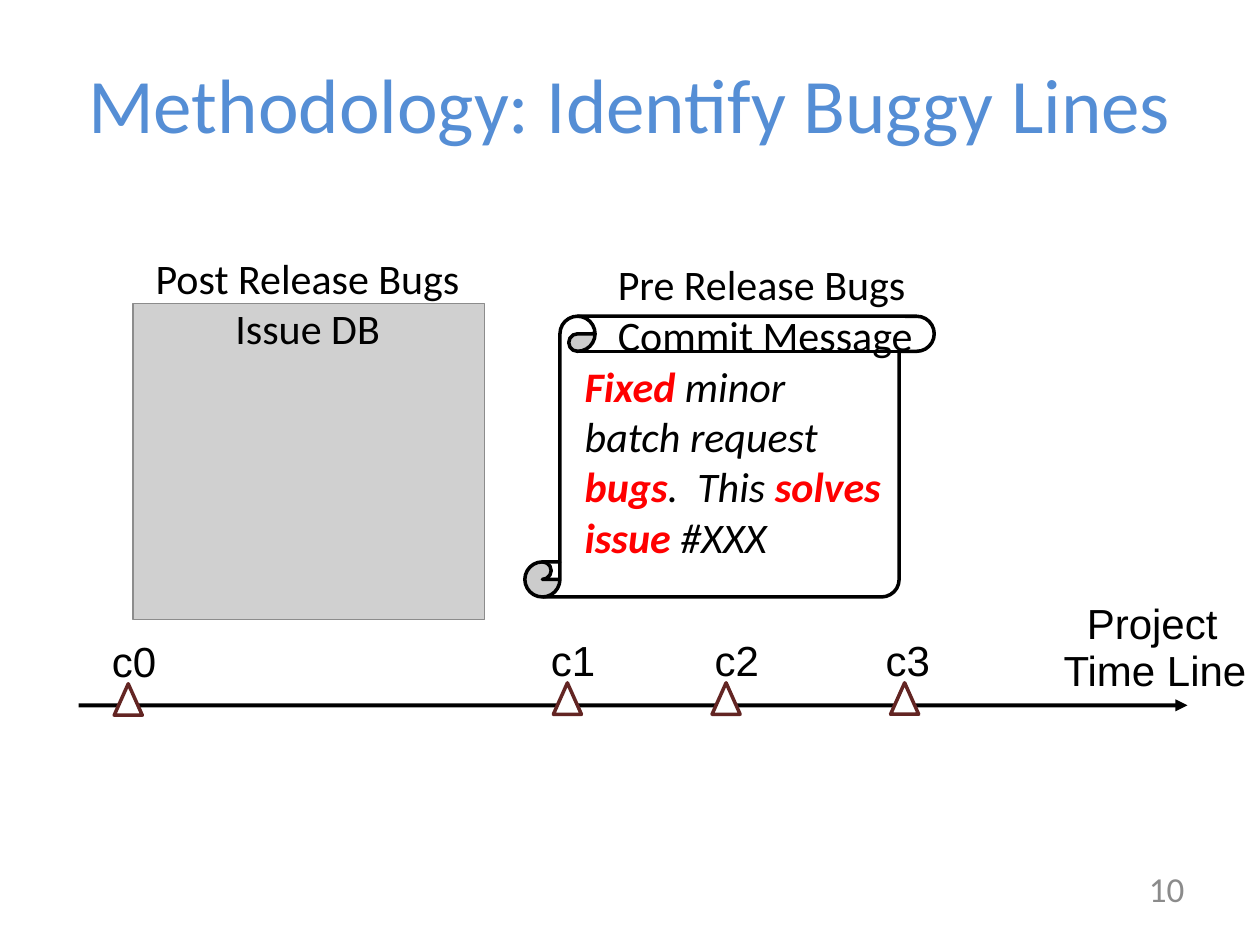
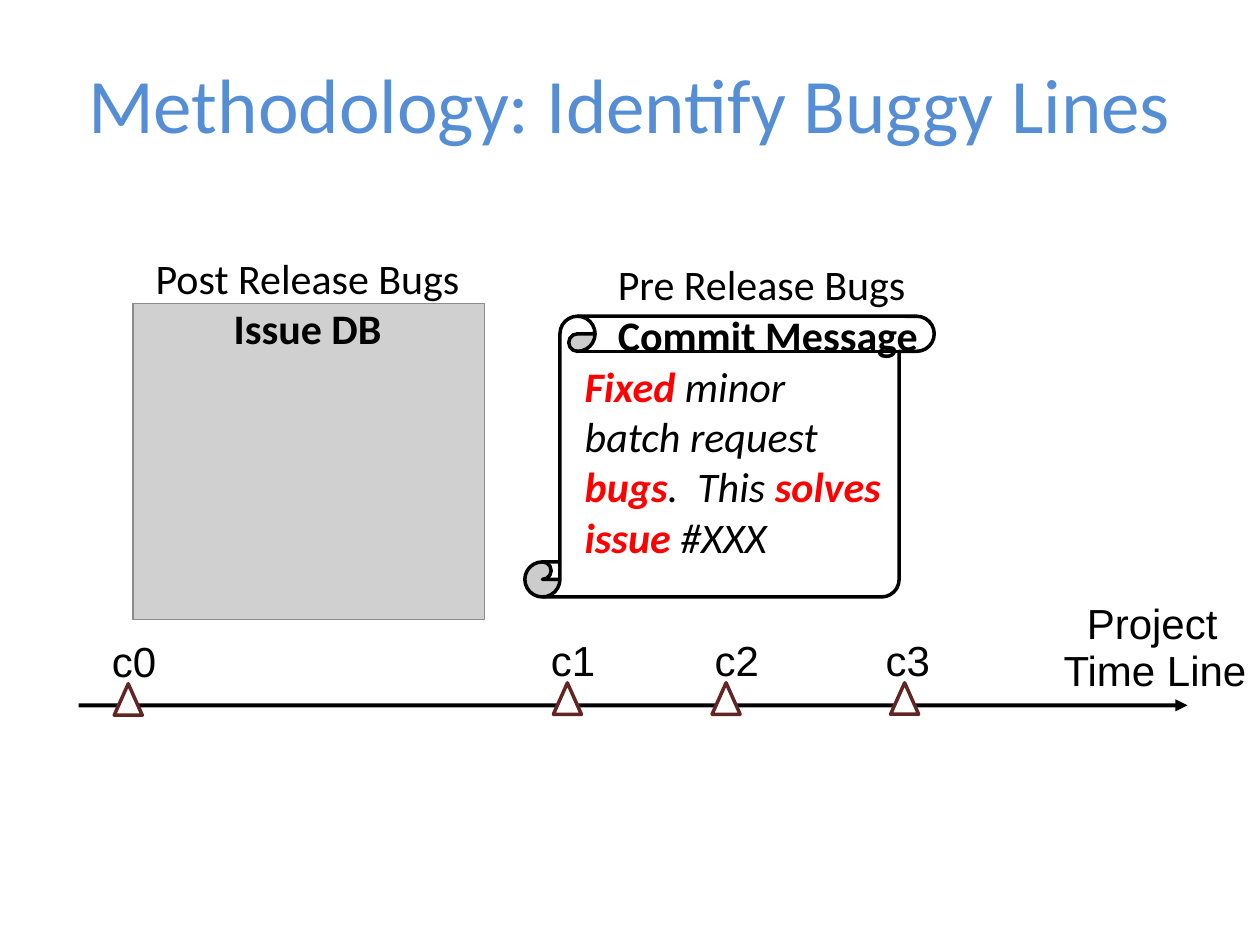
Before and after one commit to baishakhir/baishakhir.github.io, a slide deck: slide 11 of uploads/icse16-naturalness.pptx (slide 10 before the commit). Drawn at 1260x945 pixels with LibreOffice and Linux fonts; fonts in the diff are those of the drawing; grey boxes stand for pictures. Boxes give left, top, right and bottom in pixels: in the first picture for what was removed or moved away, otherwise in the second. Text is boxed around its words. In the diff, an @@ line names an element or a change of style, - is before the commit and + after.

```diff
--- a/uploads/icse16-naturalness.pptx
+++ b/uploads/icse16-naturalness.pptx
@@ text at box(234, 316, 381, 345): bold on in "Issue DB" @@
@@ text at box(618, 316, 918, 361): bold on in "Commit Message" @@
@@ page number removed at box(1149, 879, 1184, 902) @@
-10
```
Also in this commit, not shown: 26 other slides changed, 7 slides added, 1 slide removed.
